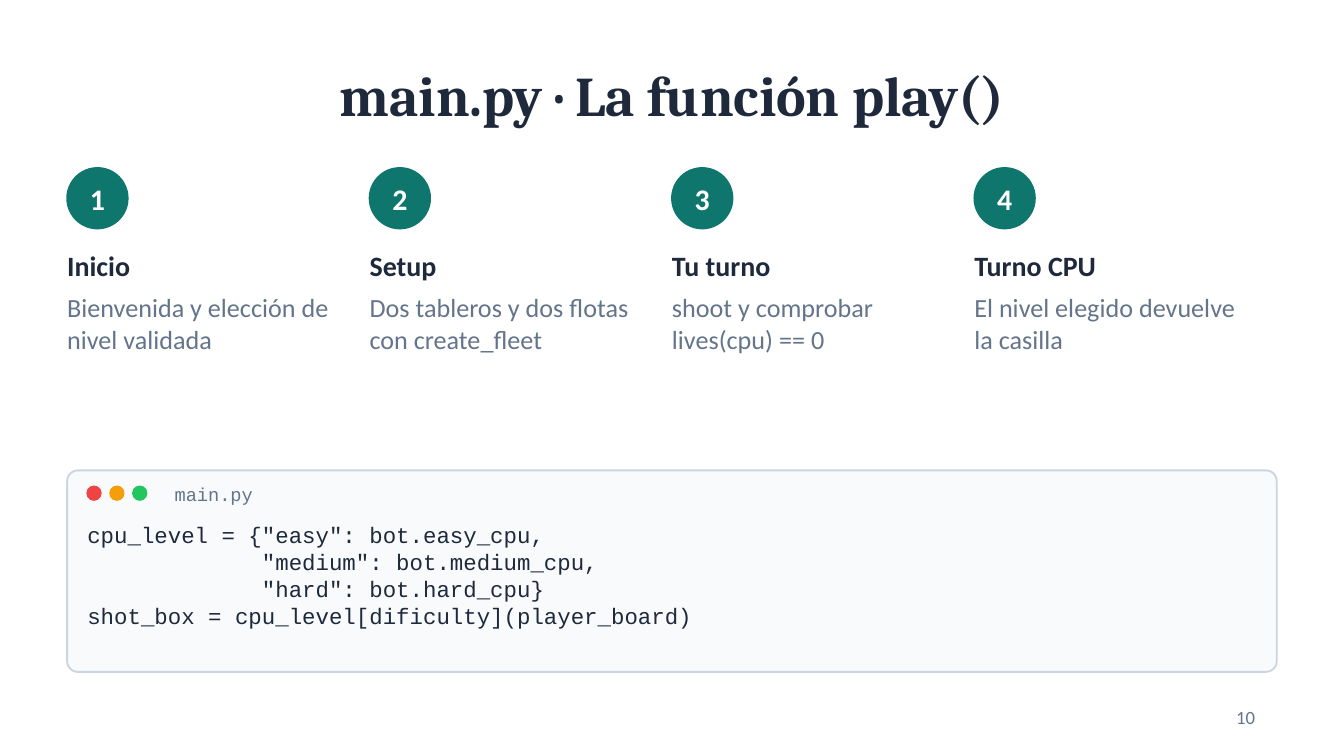
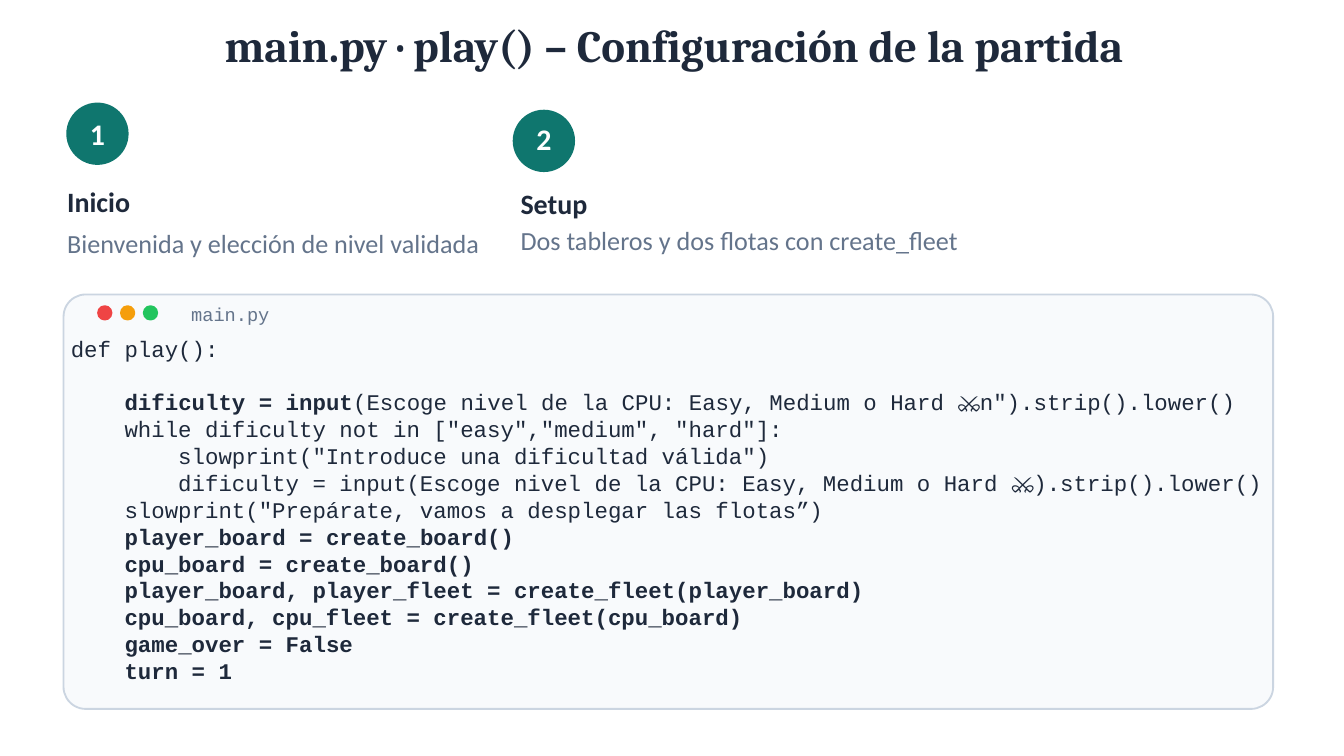
Before and after one commit to jorgeshzhndz/Hundir_La_Flota, a slide deck: slide 19 of HLF_presentacion.pptx (slide 10 before the commit). Drawn at 1344x756 pixels with LibreOffice and Linux fonts; fonts in the diff are those of the drawing. Boxes give left, top, right and bottom in pixels: in the first picture for what was removed or moved away, otherwise in the second. Text is boxed around its words. In the diff, an @@ line names an element or a change of style, - is before the commit and + after.

```diff
--- a/HLF_presentacion.pptx
+++ b/HLF_presentacion.pptx
@@ title at (x1=225, y1=29, x2=1123, y2=72): text changed; size 30 to 24 pt @@
-main.py · La función play()
+main.py · play() – Configuración de la partida
@@ 2 texts, 1 ellipse moved together from (x1=67, y1=168, x2=130, y2=277) to (x1=67, y1=103, x2=130, y2=213) @@
@@ text "2" moved from (x1=392, y1=190, x2=407, y2=210) to (x1=536, y1=130, x2=551, y2=150) @@
@@ ellipse moved from (x1=370, y1=168, x2=430, y2=228) to (x1=513, y1=110, x2=574, y2=171) @@
@@ ellipse removed at (x1=672, y1=168, x2=732, y2=228) @@
@@ ellipse removed at (x1=974, y1=168, x2=1035, y2=228) @@
@@ text "Setup" moved from (x1=370, y1=257, x2=437, y2=281) to (x1=521, y1=195, x2=588, y2=219) @@
@@ text removed at (x1=695, y1=190, x2=710, y2=211) @@
-3
@@ text removed at (x1=997, y1=190, x2=1012, y2=210) @@
-4
@@ text "Bienvenida y elección de nivel ..." rewrapped from (x1=67, y1=299, x2=329, y2=349) to (x1=67, y1=235, x2=479, y2=257) @@
@@ text "Dos tableros y dos flotas ..." rewrapped from (x1=370, y1=299, x2=628, y2=353) to (x1=521, y1=232, x2=957, y2=254) @@
@@ text removed at (x1=672, y1=258, x2=771, y2=277) @@
-Tu turno
@@ text removed at (x1=974, y1=257, x2=1096, y2=277) @@
-Turno CPU
@@ rounded rectangle resized from (x1=67, y1=470, x2=1277, y2=672) to (x1=63, y1=294, x2=1273, y2=708) @@
@@ text "main.py" moved from (x1=175, y1=488, x2=253, y2=505) to (x1=191, y1=308, x2=269, y2=325) @@
@@ text removed at (x1=672, y1=299, x2=873, y2=353) @@
-shoot y comprobar lives(cpu) == 0
@@ text removed at (x1=974, y1=299, x2=1235, y2=349) @@
-El nivel elegido devuelve la casilla
@@ 3 ellipses moved together from (x1=87, y1=487, x2=146, y2=500) to (x1=98, y1=306, x2=157, y2=320) @@
@@ text at (x1=71, y1=340, x2=1261, y2=680): text changed @@
-cpu_level = {"easy": bot.easy_cpu,
-"medium": bot.medium_cpu,
-"hard": bot.hard_cpu}
-shot_box = cpu_level[dificulty](player_board)
+def play():
+dificulty = input(Escoge nivel de la CPU: Easy, Medium o Hard ⚔️n").strip().lower()
+while dificulty not in ["easy","medium", "hard"]:
+slowprint("Introduce una dificultad válida")
+dificulty = input(Escoge nivel de la CPU: Easy, Medium o Hard ⚔️).strip().lower()
+slowprint("Prepárate, vamos a desplegar las flotas”)
+player_board = create_board()
+cpu_board = create_board()
+player_board, player_fleet = create_fleet(player_board)
+cpu_board, cpu_fleet = create_fleet(cpu_board)
+game_over = False
+turn = 1
@@ page number removed at (x1=1236, y1=712, x2=1255, y2=724) @@
-10
```
Also in this commit, not shown: 5 other slides changed, 19 slides added, 5 slides removed, 6 other files.
